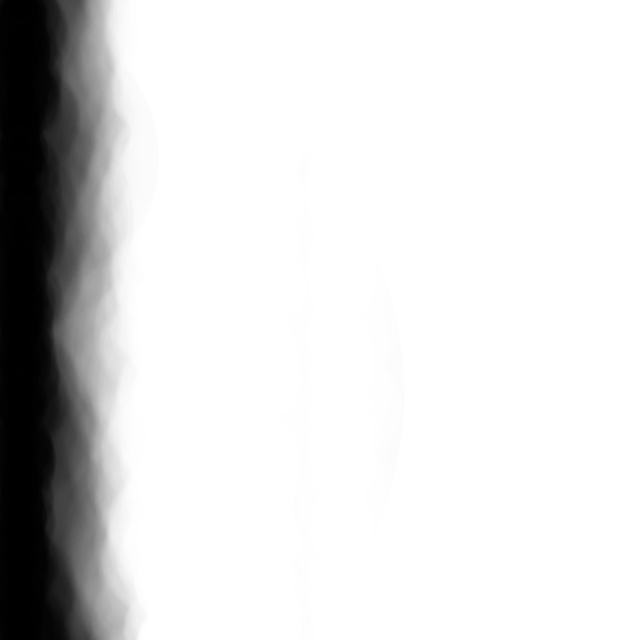
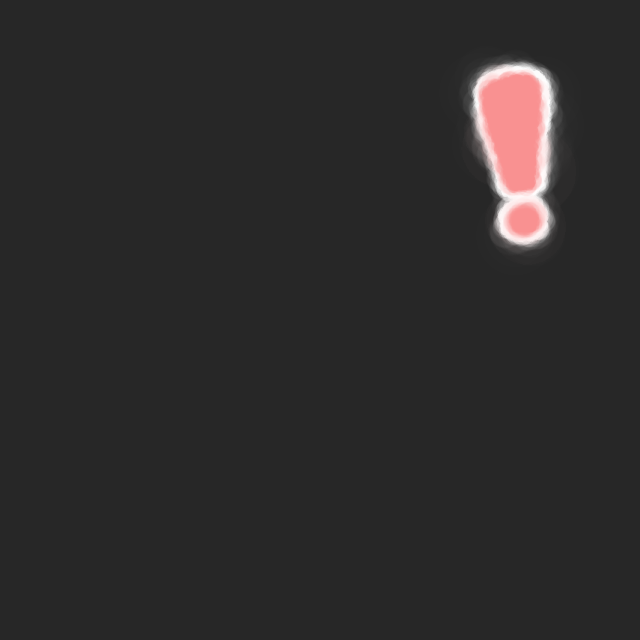
Two versions of the same layered image (640px x 640px). Layer-by-layer changes:
added layer "Paint Layer 6" (1st of 2) above "Paint Layer 6" over [448,0,576,320]
added layer "Paint Layer 6" (2nd of 2) above "Paint Layer 2" over [384,0,640,320]
hid "Paint Layer 4", painted on it over [0,0,640,640]
showed "Background", painted on it over [0,0,640,640]
